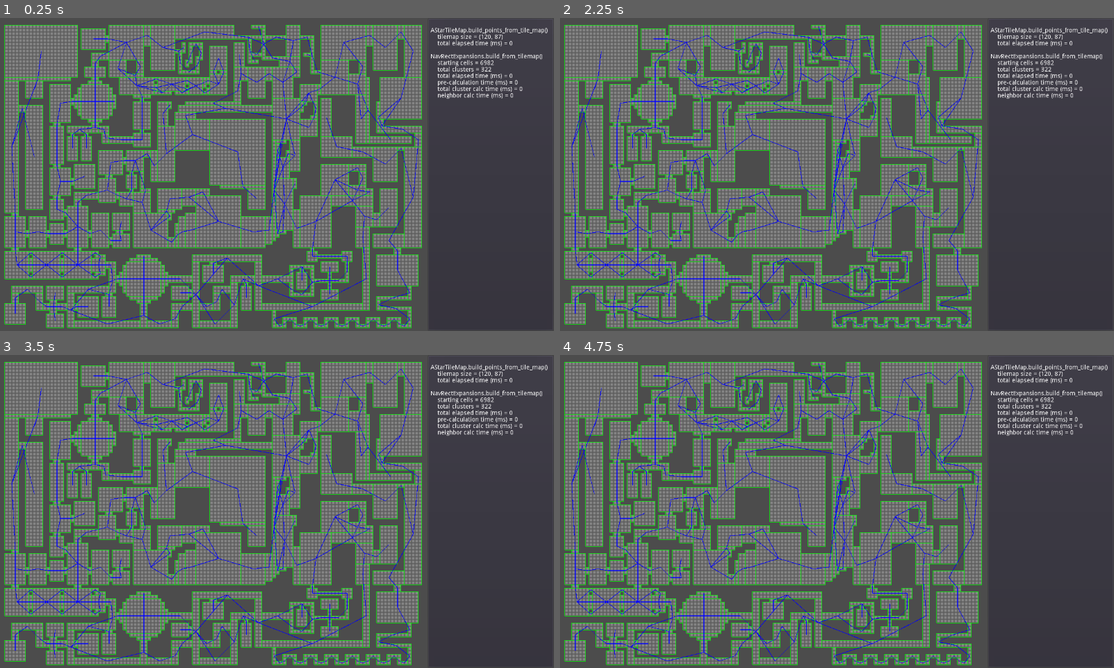
Above: before the commit, frames 1-4 (two rows, left to right).
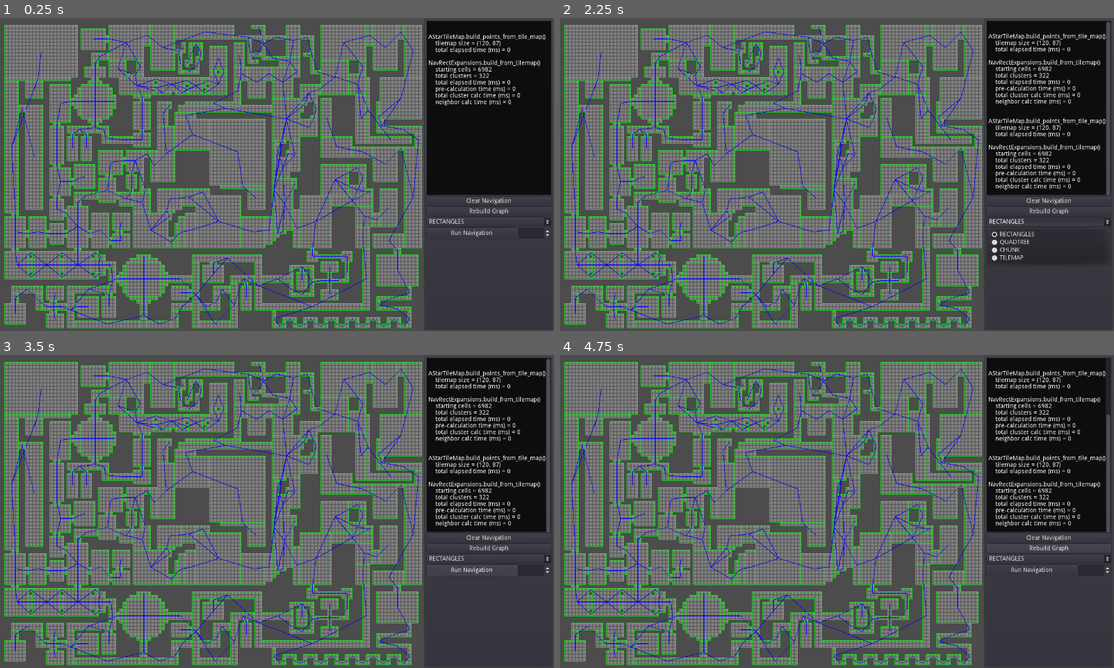
Above: after the commit, the same moments.

Repository: AtkinTC/Pathfinding
Game: Godot game, scene res://Main.tscn
The game is run twice, just before and just after one commit, with the same random seed, the same clock (stepped at 60 frames per second) and the same inputs.
Inputs (mouse positions are in pixels of both pictures, inside the frame that each line leads up to):
- Up to frame 1 (0.25 s): no input
- Up to frame 2 (2.25 s): click (1047, 199) at 0.5 s, where only the run after the commit has a clickable "Clear Navigation"; click (1047, 212) at 1.25 s, where only the run after the commit has a clickable "Rebuild Graph"; click (1047, 221) at 2 s, where only the run after the commit has a clickable "RECTANGLES"
- Up to frame 3 (3.5 s): click (470, 570) at 2.75 s, where only the run after the commit has a clickable "Run Navigation"
- Up to frame 4 (4.75 s): click (1047, 536) at 3.5 s, where only the run after the commit has a clickable "Clear Navigation"; click (1047, 549) at 4.25 s, where only the run after the commit has a clickable "Rebuild Graph"

The runs differ from the first frame. In frame 1, 12% of the frame differs, in the area x 76-100%, y 0-71%; in frame 2, 12%; in frame 3, 12%; in frame 4, 12%.

Commit message:
Added UI to switch between graphs and trigger recalculations

Diff:
--- a/Project_Godot3/Main.tscn
+++ b/Project_Godot3/Main.tscn
@@ -28,16 +28,99 @@
 anchor_left = 1.0
 anchor_right = 1.0
 anchor_bottom = 1.0
-margin_left = -291.0
+margin_left = -300.0
 __meta__ = {
 "_edit_use_anchors_": false
 }
 
-[node name="TextDisplay" type="RichTextLabel" parent="UI/UIPanel"]
-margin_left = 7.0
-margin_top = 7.0
-margin_right = 284.0
-margin_bottom = 713.0
+[node name="VBoxContainer" type="VBoxContainer" parent="UI/UIPanel"]
+margin_left = 4.0
+margin_top = 4.0
+margin_right = 296.0
+margin_bottom = 716.0
 __meta__ = {
 "_edit_use_anchors_": false
 }
+
+[node name="ColorRect" type="ColorRect" parent="UI/UIPanel/VBoxContainer"]
+margin_right = 292.0
+margin_bottom = 400.0
+rect_min_size = Vector2( 0, 400 )
+color = Color( 0.054902, 0.054902, 0.054902, 1 )
+
+[node name="TextDisplay" type="RichTextLabel" parent="UI/UIPanel/VBoxContainer/ColorRect"]
+margin_left = 4.0
+margin_right = 286.0
+margin_bottom = 404.0
+rect_min_size = Vector2( 0, 400 )
+__meta__ = {
+"_edit_use_anchors_": false
+}
+
+[node name="PanelContainer" type="VBoxContainer" parent="UI/UIPanel/VBoxContainer"]
+margin_top = 404.0
+margin_right = 292.0
+margin_bottom = 712.0
+size_flags_vertical = 3
+
+[node name="ClearNav" type="Button" parent="UI/UIPanel/VBoxContainer/PanelContainer"]
+margin_right = 292.0
+margin_bottom = 20.0
+focus_mode = 0
+enabled_focus_mode = 0
+text = "Clear Navigation"
+__meta__ = {
+"_edit_use_anchors_": false
+}
+
+[node name="Rebuild" type="Button" parent="UI/UIPanel/VBoxContainer/PanelContainer"]
+margin_top = 24.0
+margin_right = 292.0
+margin_bottom = 44.0
+focus_mode = 0
+enabled_focus_mode = 0
+text = "Rebuild Graph"
+__meta__ = {
+"_edit_use_anchors_": false
+}
+
+[node name="GraphTypeSelection" type="OptionButton" parent="UI/UIPanel/VBoxContainer/PanelContainer"]
+margin_top = 48.0
+margin_right = 292.0
+margin_bottom = 68.0
+focus_mode = 0
+enabled_focus_mode = 0
+__meta__ = {
+"_edit_use_anchors_": false
+}
+
+[node name="HBoxContainer" type="HBoxContainer" parent="UI/UIPanel/VBoxContainer/PanelContainer"]
+margin_top = 72.0
+margin_right = 292.0
+margin_bottom = 96.0
+
+[node name="RunNavBatch" type="Button" parent="UI/UIPanel/VBoxContainer/PanelContainer/HBoxContainer"]
+margin_right = 214.0
+margin_bottom = 24.0
+focus_mode = 0
+size_flags_horizontal = 3
+enabled_focus_mode = 0
+text = "Run Navigation"
+
+[node name="NavBatchSizeInput" type="SpinBox" parent="UI/UIPanel/VBoxContainer/PanelContainer/HBoxContainer"]
+margin_left = 218.0
+margin_right = 292.0
+margin_bottom = 24.0
+min_value = 1.0
+max_value = 10000.0
+value = 100.0
+allow_greater = true
+
+[connection signal="graph_type_selection" from="UI" to="." method="_on_UI_graph_type_selection"]
+[connection signal="trigger_clear_navigation" from="UI" to="." method="_on_UI_trigger_clear_navigation"]
+[connection signal="trigger_navigation_batch" from="UI" to="." method="_on_UI_trigger_navigation_batch"]
+[connection signal="trigger_rebuild" from="UI" to="." method="_on_UI_trigger_rebuild"]
+[connection signal="pressed" from="UI/UIPanel/VBoxContainer/PanelContainer/ClearNav" to="UI" method="_on_ClearNav_pressed"]
+[connection signal="pressed" from="UI/UIPanel/VBoxContainer/PanelContainer/Rebuild" to="UI" method="_on_Rebuild_pressed"]
+[connection signal="item_selected" from="UI/UIPanel/VBoxContainer/PanelContainer/GraphTypeSelection" to="UI" method="_on_GraphTypeSelection_item_selected"]
+[connection signal="pressed" from="UI/UIPanel/VBoxContainer/PanelContainer/HBoxContainer/RunNavBatch" to="UI" method="_on_RunNavBatch_pressed"]
--- a/Project_Godot3/Scripts/Main.gd
+++ b/Project_Godot3/Scripts/Main.gd
@@ -4,11 +4,9 @@
 
 var tile_dim: Vector2
 
-enum GRAPH_TYPE{RECTANGLES, QUADTREE, CHUNK, TILEMAP}
-
 var nav_test_units := {}
 
-var current_graph = GRAPH_TYPE.RECTANGLES
+var current_graph = Utils.GRAPH_TYPE.RECTANGLES
 
 var start_coord: Vector2 = Vector2(-1,-1)
 var end_coord: Vector2 = Vector2(-1,-1)
@@ -19,7 +17,7 @@
 	tile_dim = tile_map.get_cell_size()
 	tile_map.show_behind_parent = true
 
-	switch_mode(GRAPH_TYPE.RECTANGLES)
+	build_graph()
 
 func _unhandled_input(event: InputEvent) -> void:
 	if(event.is_action_pressed("ui_select")):
@@ -38,23 +36,23 @@
 		batch_path_calculation_test(100)
 
 	if(event.is_action_pressed("ui_1")):
-		if(current_graph != GRAPH_TYPE.RECTANGLES):
-			switch_mode(GRAPH_TYPE.RECTANGLES)
+		if(current_graph != Utils.GRAPH_TYPE.RECTANGLES):
+			switch_mode(Utils.GRAPH_TYPE.RECTANGLES)
 		trigger_path_calculation()
 
 	if(event.is_action_pressed("ui_2")):
-		if(current_graph != GRAPH_TYPE.QUADTREE):
-			switch_mode(GRAPH_TYPE.QUADTREE)
+		if(current_graph != Utils.GRAPH_TYPE.QUADTREE):
+			switch_mode(Utils.GRAPH_TYPE.QUADTREE)
 		trigger_path_calculation()
 
 	if(event.is_action_pressed("ui_3")):
-		if(current_graph != GRAPH_TYPE.TILEMAP):
-			switch_mode(GRAPH_TYPE.TILEMAP)
+		if(current_graph != Utils.GRAPH_TYPE.TILEMAP):
+			switch_mode(Utils.GRAPH_TYPE.TILEMAP)
 		trigger_path_calculation()
 
 	if(event.is_action_pressed("ui_4")):
-		if(current_graph != GRAPH_TYPE.CHUNK):
-			switch_mode(GRAPH_TYPE.CHUNK)
+		if(current_graph != Utils.GRAPH_TYPE.CHUNK):
+			switch_mode(Utils.GRAPH_TYPE.CHUNK)
 		trigger_path_calculation()
 
 func batch_path_calculation_test(runs: int):
@@ -72,33 +70,43 @@
 
 func trigger_path_calculation():
 	var print_array := []
-	print_array.append(str("start = ", start_coord, ", end = ", end_coord))
 	calculate_path(print_array)
 	ui.print_lines(print_array)
 
 func switch_mode(graph_type: int):
-	if(graph_type in GRAPH_TYPE.values()):
+	if(graph_type != current_graph && graph_type in Utils.GRAPH_TYPE.values()):
 		current_graph = graph_type
-		if(graph_type == GRAPH_TYPE.RECTANGLES):
-			nav_test_units[GRAPH_TYPE.RECTANGLES] = NavTestUnit.new()
-			nav_test_units[GRAPH_TYPE.RECTANGLES].set_nav_graph(NavRectExpansion.new())
 
-		elif(graph_type == GRAPH_TYPE.QUADTREE):
-			nav_test_units[GRAPH_TYPE.QUADTREE] = NavTestUnit.new()
-			nav_test_units[GRAPH_TYPE.QUADTREE].set_nav_graph(NavQuadTree.new())
+		if(nav_test_units.get(current_graph) == null):
+			build_graph()
+		else:
+			update()
+			trigger_path_calculation()
 
-		elif(graph_type == GRAPH_TYPE.TILEMAP):
-			nav_test_units[GRAPH_TYPE.TILEMAP] = NavTestUnit.new()
-			nav_test_units[GRAPH_TYPE.TILEMAP].set_nav_graph(FakeNavClusterGraph.new())
+func build_graph():
+	if(current_graph == Utils.GRAPH_TYPE.RECTANGLES):
+			nav_test_units[current_graph] = NavTestUnit.new()
+			nav_test_units[current_graph].set_nav_graph(NavRectExpansion.new())
 
-		elif(graph_type == GRAPH_TYPE.CHUNK):
-			nav_test_units[GRAPH_TYPE.CHUNK] = NavChunksTestUnit.new()
+	elif(current_graph == Utils.GRAPH_TYPE.QUADTREE):
+		nav_test_units[current_graph] = NavTestUnit.new()
+		nav_test_units[current_graph].set_nav_graph(NavQuadTree.new())
 
-		var print_array := []
-		nav_test_units[graph_type].set_tile_map(tile_map)
-		nav_test_units[graph_type].setup_astar(print_array)
-		nav_test_units[graph_type].build_graph(print_array)
-		ui.print_lines(print_array)
+	elif(current_graph == Utils.GRAPH_TYPE.TILEMAP):
+		nav_test_units[current_graph] = NavTestUnit.new()
+		nav_test_units[current_graph].set_nav_graph(FakeNavClusterGraph.new())
+
+	elif(current_graph == Utils.GRAPH_TYPE.CHUNK):
+		nav_test_units[current_graph] = NavChunksTestUnit.new()
+
+	var print_array := []
+	print_array.append("")
+	nav_test_units[current_graph].set_tile_map(tile_map)
+	nav_test_units[current_graph].setup_astar(print_array)
+	nav_test_units[current_graph].build_graph(print_array)
+	ui.print_lines(print_array)
+	trigger_path_calculation()
+	update()
 
 func set_start_coord(coordv: Vector2):
 	start_coord = coordv
@@ -109,9 +117,12 @@
 func calculate_path(print_array = null):
 	update()
 	if(start_coord != Vector2(-1,-1) && end_coord != Vector2(-1,-1) && start_coord != end_coord):
+		if(print_array is Array):
+			print_array.append(str("start = ", start_coord, ", end = ", end_coord))
 		nav_test_units[current_graph].run_navigation(start_coord, end_coord, print_array)
 		return true
 	else:
+		nav_test_units[current_graph].clear_navigation()
 		return false
 
 func _draw() -> void:
@@ -122,3 +133,23 @@
 		draw_rect(Rect2(start_coord * tile_dim, tile_dim), Color.white, true)
 	if(end_coord != null):
 		draw_rect(Rect2(end_coord * tile_dim, tile_dim), Color.black, true)
+
+func _on_Rebuild_pressed() -> void:
+	pass # Replace with function body.
+
+func _on_GraphTypeSelection_item_selected(index: int) -> void:
+	pass # Replace with function body.
+
+func _on_UI_graph_type_selection(graph_type: int) -> void:
+	switch_mode(graph_type)
+
+func _on_UI_trigger_rebuild() -> void:
+	build_graph()
+
+func _on_UI_trigger_navigation_batch(batch_size: int) -> void:
+	batch_path_calculation_test(batch_size)
+
+func _on_UI_trigger_clear_navigation() -> void:
+	set_start_coord(-Vector2.ONE)
+	set_end_coord(-Vector2.ONE)
+	calculate_path()
--- a/Project_Godot3/Scripts/NavChunksTestUnit.gd
+++ b/Project_Godot3/Scripts/NavChunksTestUnit.gd
@@ -42,9 +42,12 @@
 			if(astar_nodes.has_point(neighbor_id)):
 				astar_nodes.connect_points(id, neighbor_id)
 
-func run_navigation(_start_coord: Vector2, _end_coord: Vector2, print_array = null):
+func clear_navigation():
 	path_node_ids = []
 	path_tiles = []
+
+func run_navigation(_start_coord: Vector2, _end_coord: Vector2, print_array = null):
+	clear_navigation()
 	if(_start_coord == _end_coord):
 		return false
 
--- a/Project_Godot3/Scripts/NavTestUnit.gd
+++ b/Project_Godot3/Scripts/NavTestUnit.gd
@@ -32,9 +32,12 @@
 	astar_cluster = AStarClusters.new()
 	astar_cluster.add_clusters(nav_graph.get_clusters_dict().values())
 
-func run_navigation(_start_coord: Vector2, _end_coord: Vector2, print_array = null):
+func clear_navigation():
 	path_clusters = []
 	path_tiles = []
+
+func run_navigation(_start_coord: Vector2, _end_coord: Vector2, print_array = null):
+	clear_navigation()
 	if(_start_coord != _end_coord):
 		var start_cluster = nav_graph.get_cluster_containing_coord(_start_coord)
 		var end_cluster = nav_graph.get_cluster_containing_coord(_end_coord)
--- a/Project_Godot3/Scripts/UI.gd
+++ b/Project_Godot3/Scripts/UI.gd
@@ -1,11 +1,21 @@
 extends Control
 class_name UI
 
-onready var text_display: RichTextLabel = get_node("UIPanel/TextDisplay")
+onready var text_display: RichTextLabel = get_node("UIPanel/VBoxContainer/ColorRect/TextDisplay")
+onready var graph_type_selection: OptionButton = get_node("UIPanel/VBoxContainer/PanelContainer/GraphTypeSelection")
+onready var nav_batch_size: SpinBox = get_node("UIPanel/VBoxContainer/PanelContainer/HBoxContainer/NavBatchSizeInput")
+
+signal trigger_rebuild
+signal graph_type_selection
+signal trigger_navigation_batch
+signal trigger_clear_navigation
 
 func _ready():
 	clear_text()
 	text_display.scroll_following = true
+	graph_type_selection.clear()
+	for key in Utils.GRAPH_TYPE.keys():
+		graph_type_selection.add_item(key, Utils.GRAPH_TYPE[key])
 
 func clear_text():
 	text_display.text = ""
@@ -18,3 +28,17 @@
 	for line in lines:
 		print_line(str(line))
 	return text_display.get_line_count()
+
+func _on_Rebuild_pressed() -> void:
+	emit_signal("trigger_rebuild")
+
+func _on_GraphTypeSelection_item_selected(index: int) -> void:
+	var enum_value = Utils.GRAPH_TYPE.values()[index]
+	emit_signal("graph_type_selection", enum_value)
+
+func _on_RunNavBatch_pressed() -> void:
+	nav_batch_size.apply()
+	emit_signal("trigger_navigation_batch", nav_batch_size.value)
+
+func _on_ClearNav_pressed() -> void:
+	emit_signal("trigger_clear_navigation")
--- a/Project_Godot3/Scripts/Utils.gd
+++ b/Project_Godot3/Scripts/Utils.gd
@@ -1,4 +1,6 @@
 class_name Utils
+
+enum GRAPH_TYPE{RECTANGLES, QUADTREE, CHUNK, TILEMAP}
 
 # create a 2d array of the navigable tiles for improved performance
 static func tilemap_to_array2d(tilemap: TileMap) -> Array:
Not shown: 1 places in Project_Godot3/Main.tscn that only renumber resources
